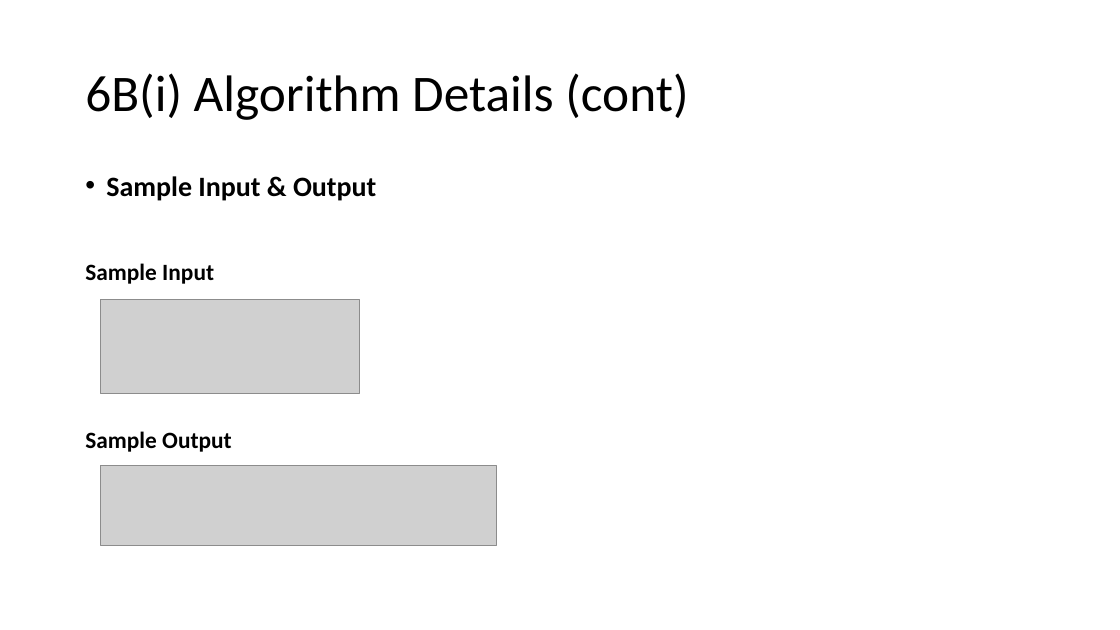
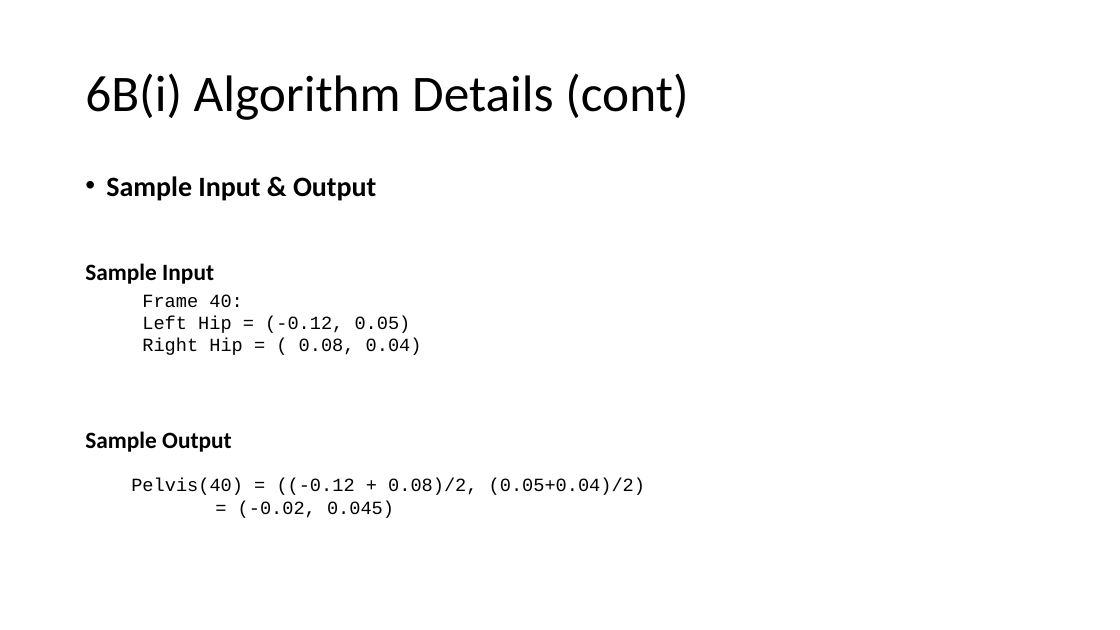
Before and after one commit to ibrahim-1702/Kabaddi-360-, a slide deck: slide 26 of review1/2024178011 review-1 [Autosaved].pptx. Drawn at 1120x630 pixels with LibreOffice and Linux fonts; fonts in the diff are those of the drawing; grey boxes stand for pictures. Boxes give left, top, right and bottom in pixels: in the first picture for what was removed or moved away, otherwise in the second. Text is boxed around its words. In the diff, an @@ line names an element or a change of style, - is before the commit and + after.

```diff
--- a/review1/2024178011 review-1 [Autosaved].pptx
+++ b/review1/2024178011 review-1 [Autosaved].pptx
@@ picture removed at (x1=101, y1=299, x2=360, y2=393) @@
@@ text added at (x1=142, y1=294, x2=422, y2=355), 16 pt, text #000000 @@
+Frame 40:
+Left Hip = (-0.12, 0.05)
+Right Hip = ( 0.08, 0.04)
@@ picture removed at (x1=101, y1=465, x2=497, y2=545) @@
@@ text added at (x1=131, y1=478, x2=645, y2=518), 16 pt, text #000000 @@
+Pelvis(40) = ((-0.12 + 0.08)/2, (0.05+0.04)/2)
+= (-0.02, 0.045)
```
Also in this commit, not shown: 5 other slides changed.
